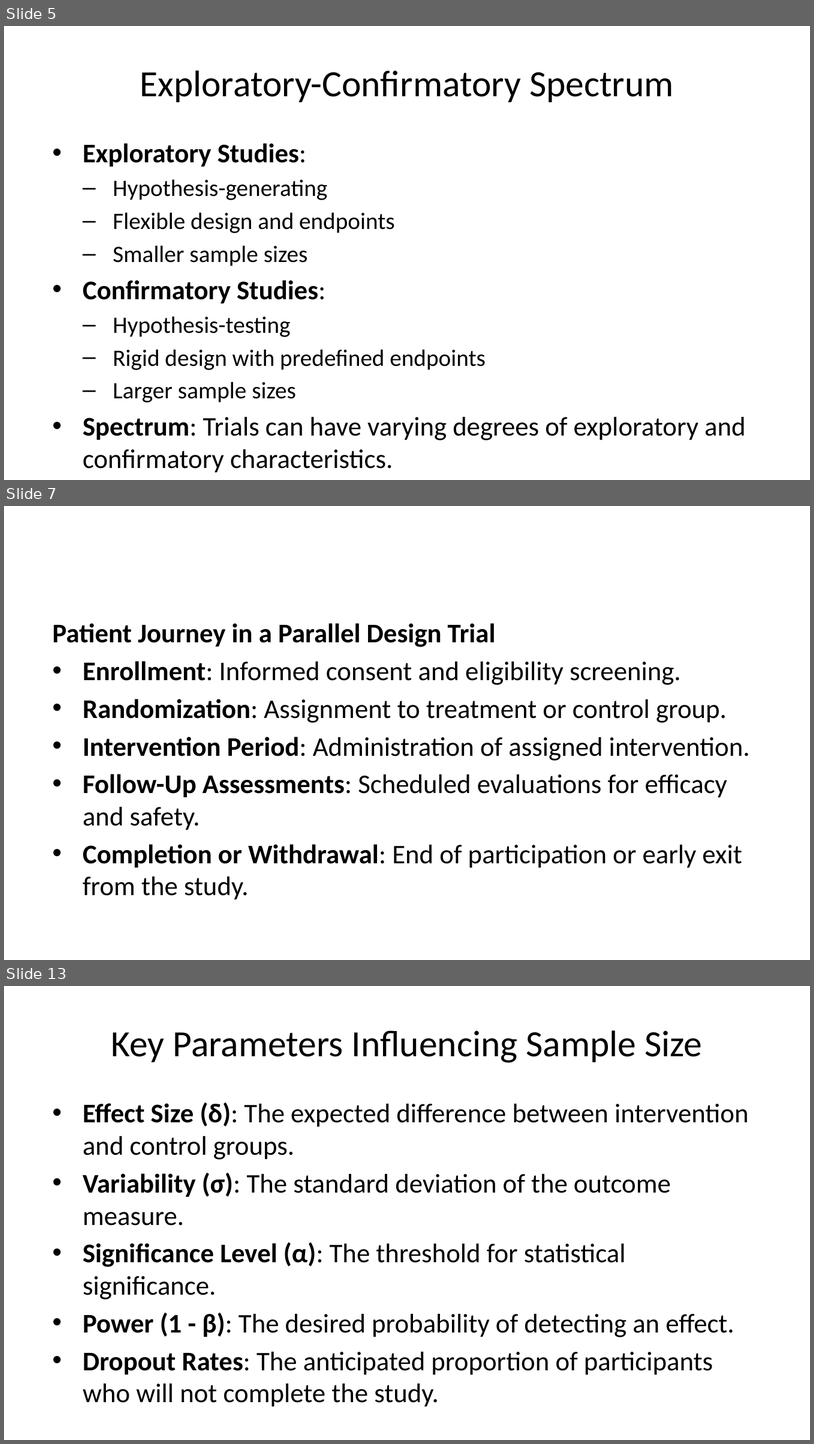
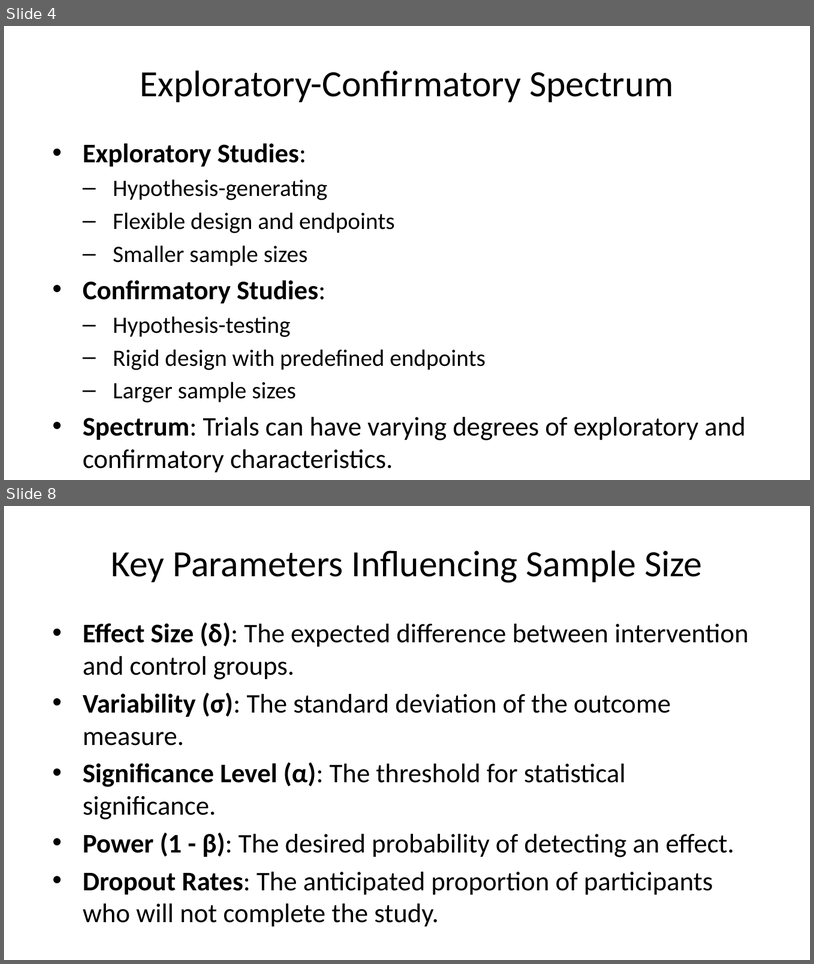
Before and after one commit to MartynK/SampsizeSlides, a slide deck: inst/SampleSizeCalcOverview.pptx. Shown one above the other, each under a label of ours: slides 5, 7 and 13 before the commit, slides 4 and 8 after it; the slides between them are not shown. The pictures are 814x1444 and 814x964 pixels, drawn with LibreOffice and Linux fonts; fonts in the diff are those of the drawing. Boxes give left, top, right and bottom in pixels: in the first picture for what was removed or moved away, otherwise in the second. Text is boxed around its words. In the diff, an @@ line names an element or a change of style, - is before the commit and + after.

Commit message:
Slides update

```diff
--- a/inst/SampleSizeCalcOverview.pptx
+++ b/inst/SampleSizeCalcOverview.pptx
@@ slide 7 removed at [4,506,810,960], background #FFFFFF @@
@@ text removed at [53,623,750,900] @@
-Patient Journey in a Parallel Design Trial
-• Enrollment: Informed consent and eligibility screening.
-• Randomization: Assignment to treatment or control group.
-• Intervention Period: Administration of assigned intervention.
-• Follow-Up Assessments: Scheduled evaluations for efficacy and safety.
-• Completion or Withdrawal: End of participation or early exit from the study.
@@ what was slide 5 is now slide 4 @@
@@ what was slide 13 is now slide 8 @@
```
Also in this commit, not shown: 14 slides changed, 2 slides added, 16 other slides removed, 6 other files.
